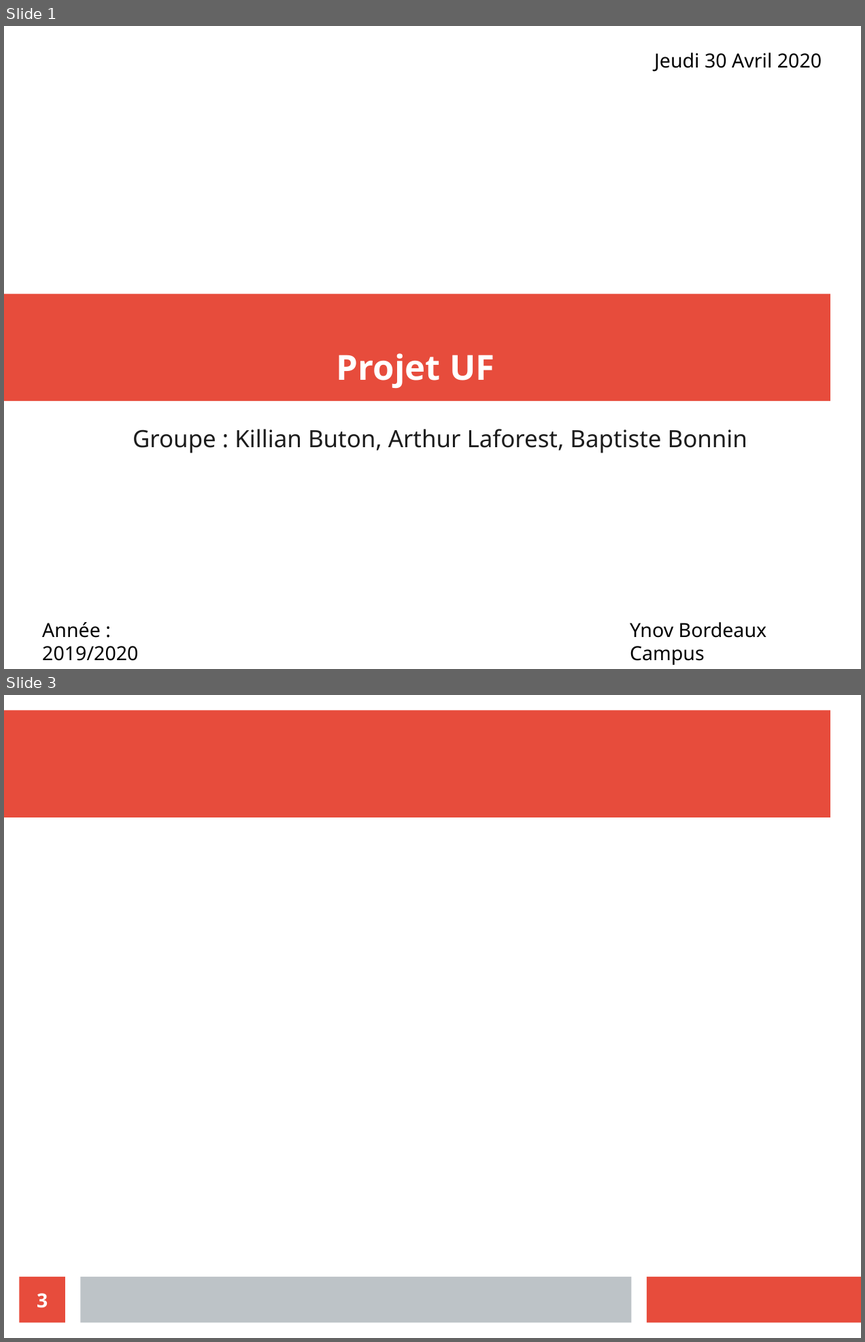
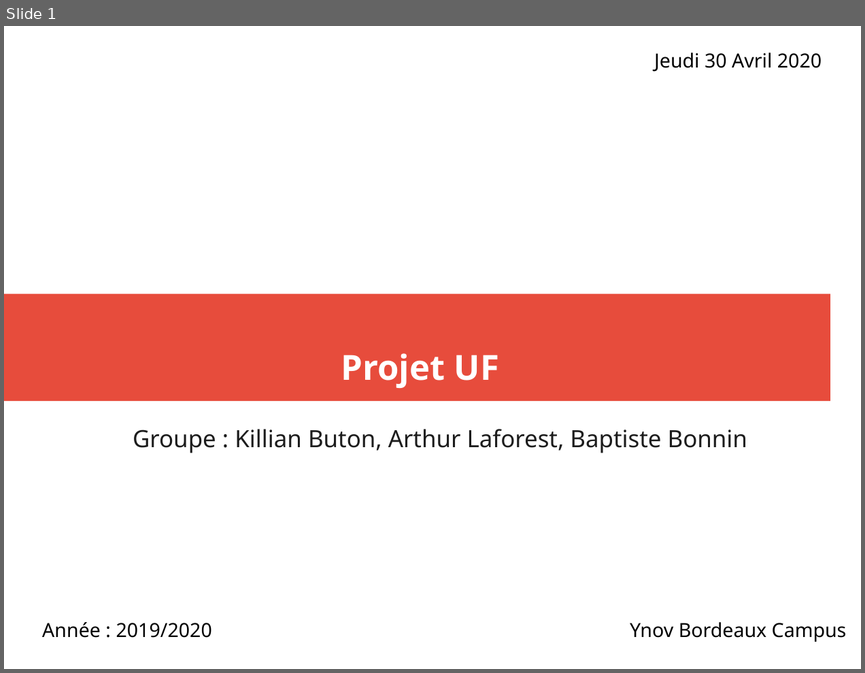
Before and after one commit to exender/Projet-dev, a slide deck: presentation.odp. Shown one above the other, each under a label of ours: slides 1 and 3 before the commit, slide 1 after it; the slides between them are not shown. The pictures are 865x1342 and 865x673 pixels, drawn with LibreOffice and Linux fonts; fonts in the diff are those of the drawing. Boxes give left, top, right and bottom in pixels: in the first picture for what was removed or moved away, otherwise in the second. Text is boxed around its words. In the diff, an @@ line names an element or a change of style, - is before the commit and + after.

```diff
--- a/presentation.odp
+++ b/presentation.odp
@@ slide 3 removed at (4, 695, 861, 1338), background #FFFFFF @@
@@ rectangle removed at (4, 711, 830, 818) @@
@@ page number removed at (20, 1276, 65, 1323) @@
-3
@@ rectangle removed at (80, 1276, 632, 1323) @@
@@ rectangle removed at (647, 1276, 861, 1323) @@
@@ slide 1 changed as well @@
@@ rectangle removed at (4, 293, 830, 401) @@
@@ freeform shape added at (4, 293, 830, 401), fill #E74C3C @@
@@ title "Projet UF": place and size @@
-title "Projet UF" at (337, 353, 494, 388)
+title "Projet UF" at (341, 353, 499, 388)
@@ text "Année : 2019/2020" rewrapped from (42, 622, 138, 660) to (42, 622, 212, 637) @@
@@ text "Ynov Bordeaux Campus" rewrapped from (630, 622, 767, 665) to (630, 622, 847, 641) @@
```
Also in this commit, not shown: 1 other slide changed, 3 slides added.
